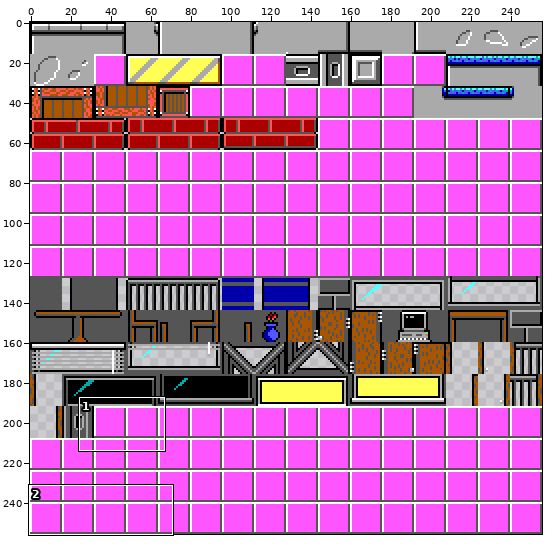
Two states of a sprite sheet, bin/data/tile_sheet.png. The picture above shows the old version from afar; the outline marks the close-up.
Close-up. Earlier state:
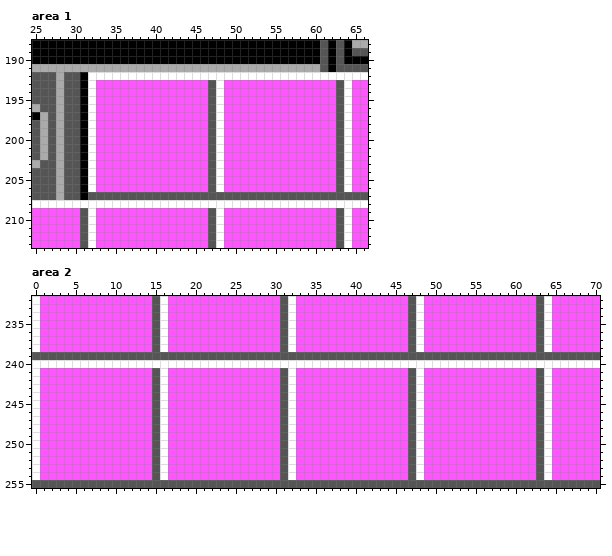
The file is 256x256 pixels. Shown: area 1: x 25..66, y 188..213; area 2: x 0..70, y 232..255.
After:
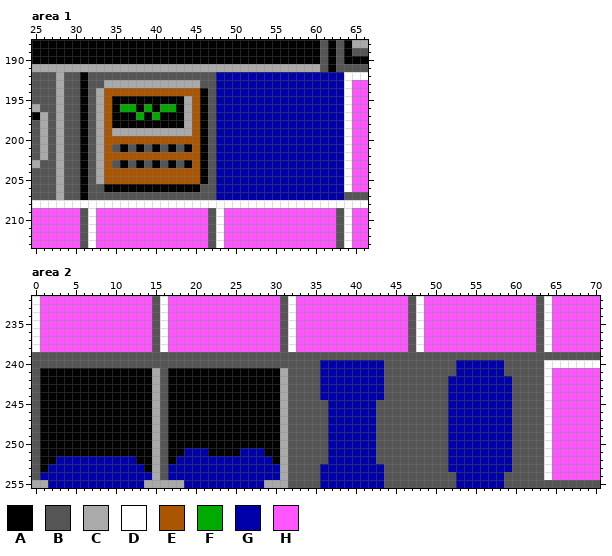
Palette (. is transparent): A #000000  B #555555  C #aaaaaa  D #ffffff  E #aa5500  F #00aa00  G #0000aa  H #ff55ff
Message: Added animated tiles, and some other stuff.
What changed:
Area 1:
y 192: x 32..63 DDDDDDDDDDDDDDDDDDDDDDDDDDDDDDDD -> BBBBBBBBBBBBBBBBGGGGGGGGGGGGGGGG
y 193: x 32..46 DHHHHHHHHHHHHHH -> BBCCCCCCCCCCCCB; x 48..63 DHHHHHHHHHHHHHHB -> GGGGGGGGGGGGGGGG
y 194: x 32..46 DHHHHHHHHHHHHHH -> BCEEEEEEEEEEEEA; x 48..63 DHHHHHHHHHHHHHHB -> GGGGGGGGGGGGGGGG
y 195: x 32..46 DHHHHHHHHHHHHHH -> BCEAAAAAAAAACEA; x 48..63 DHHHHHHHHHHHHHHB -> GGGGGGGGGGGGGGGG
y 196: x 32..46 DHHHHHHHHHHHHHH -> BCEAFFAFAFFACEA; x 48..63 DHHHHHHHHHHHHHHB -> GGGGGGGGGGGGGGGG
y 197: x 32..46 DHHHHHHHHHHHHHH -> BCEAAAFAFAAACEA; x 48..63 DHHHHHHHHHHHHHHB -> GGGGGGGGGGGGGGGG
y 198: x 32..46 DHHHHHHHHHHHHHH -> BCEAAAAAAAAACEA; x 48..63 DHHHHHHHHHHHHHHB -> GGGGGGGGGGGGGGGG
y 199: x 32..46 DHHHHHHHHHHHHHH -> BCECCCCCCCCCCEA; x 48..63 DHHHHHHHHHHHHHHB -> GGGGGGGGGGGGGGGG
y 200: x 32..46 DHHHHHHHHHHHHHH -> BCEEEEEEEEEEEEA; x 48..63 DHHHHHHHHHHHHHHB -> GGGGGGGGGGGGGGGG
y 201: x 32..46 DHHHHHHHHHHHHHH -> BCEBABABABABAEA; x 48..63 DHHHHHHHHHHHHHHB -> GGGGGGGGGGGGGGGG
y 202: x 32..46 DHHHHHHHHHHHHHH -> BCEEEEEEEEEEEEA; x 48..63 DHHHHHHHHHHHHHHB -> GGGGGGGGGGGGGGGG
y 203: x 32..46 DHHHHHHHHHHHHHH -> BCEBABABABABAEA; x 48..63 DHHHHHHHHHHHHHHB -> GGGGGGGGGGGGGGGG
y 204..205: x 32..46 DHHHHHHHHHHHHHH -> BCEEEEEEEEEEEEA; x 48..63 DHHHHHHHHHHHHHHB -> GGGGGGGGGGGGGGGG
y 206: x 32..46 DHHHHHHHHHHHHHH -> BBAAAAAAAAAAAAB; x 48..63 DHHHHHHHHHHHHHHB -> GGGGGGGGGGGGGGGG
y 207: x 48..63 BBBBBBBBBBBBBBBB -> GGGGGGGGGGGGGGGG
Area 2:
y 240: x 0..63 DDDDDDDDDDDDDDDDDDDDDDDDDDDDDDDDDDDDDDDDDDDDDDDDDDDDDDDDDDDDDDDD -> BBBBBBBBBBBBBBBBBBBBBBBBBBBBBBBBBBBBGGGGGGGGBBBBBBBBBGGGGGGBBBBB
y 241: x 0..46 DHHHHHHHHHHHHHHBDHHHHHHHHHHHHHHBDHHHHHHHHHHHHHH -> BAAAAAAAAAAAAAACBAAAAAAAAAAAAAACBBBBGGGGGGGGBBB; x 48..62 DHHHHHHHHHHHHHH -> BBBBBGGGGGGBBBB
y 242..244: x 0..46 DHHHHHHHHHHHHHHBDHHHHHHHHHHHHHHBDHHHHHHHHHHHHHH -> BAAAAAAAAAAAAAACBAAAAAAAAAAAAAACBBBBGGGGGGGGBBB; x 48..62 DHHHHHHHHHHHHHH -> BBBBGGGGGGGGBBB
y 245..250: x 0..46 DHHHHHHHHHHHHHHBDHHHHHHHHHHHHHHBDHHHHHHHHHHHHHH -> BAAAAAAAAAAAAAACBAAAAAAAAAAAAAACBBBBBGGGGGGBBBB; x 48..62 DHHHHHHHHHHHHHH -> BBBBGGGGGGGGBBB
y 251: x 0..46 DHHHHHHHHHHHHHHBDHHHHHHHHHHHHHHBDHHHHHHHHHHHHHH -> BAAAAAAAAAAAAAACBAAGGGAAAAGGGAACBBBBBGGGGGGBBBB; x 48..62 DHHHHHHHHHHHHHH -> BBBBGGGGGGGGBBB
y 252: x 0..46 DHHHHHHHHHHHHHHBDHHHHHHHHHHHHHHBDHHHHHHHHHHHHHH -> BAAGGGGGGGGGGAACBAGGGGGGGGGGGGACBBBBBGGGGGGBBBB; x 48..62 DHHHHHHHHHHHHHH -> BBBBGGGGGGGGBBB
y 253: x 0..46 DHHHHHHHHHHHHHHBDHHHHHHHHHHHHHHBDHHHHHHHHHHHHHH -> BAGGGGGGGGGGGGACBGGGGGGGGGGGGGGCBBBBGGGGGGGGBBB; x 48..62 DHHHHHHHHHHHHHH -> BBBBGGGGGGGGBBB
y 254: x 0..46 DHHHHHHHHHHHHHHBDHHHHHHHHHHHHHHBDHHHHHHHHHHHHHH -> BGGGGGGGGGGGGGGCBGGGGGGGGGGGGGGCBBBBGGGGGGGGBBB; x 48..62 DHHHHHHHHHHHHHH -> BBBBBGGGGGGBBBB
y 255: x 0..31 BBBBBBBBBBBBBBBBBBBBBBBBBBBBBBBB -> CCGGGGGGGGGGGGCCCCCGGGGGGGGGGCCC; x 36..43 BBBBBBBB -> GGGGGGGG; x 53..58 BBBBBB -> GGGGGG
Pixel boxes of the changes (left, top, right, bottom) in both close-ups:
changed: (88, 72, 344, 200)
changed: (32, 360, 544, 488)
